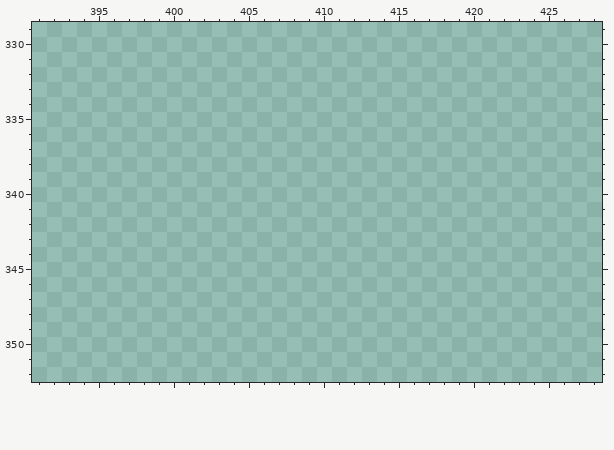
File history of a pixel-art file, concept/art/tests.aseprite. The first picture shows the starting point.
512x512 pixels, 1 frame. Shown: x 391..428, y 329..352.
The result:
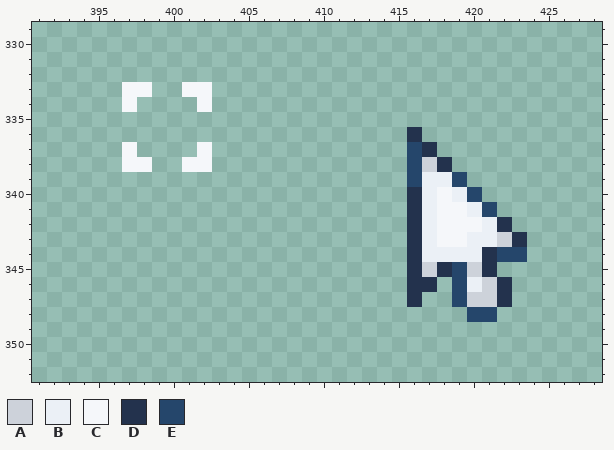
Palette (. is transparent): A #cdd2da  B #ebf0f6  C #f5f7fa  D #23324d  E #25466b
Difference:
{"where": "layer \"Layer 3\""}
{"y":333,"x":397,"old":"..","new":"CC"}
{"y":333,"x":401,"old":"..","new":"CC"}
{"y":334,"x":397,"old":".","new":"C"}
{"y":334,"x":402,"old":".","new":"C"}
{"y":336,"x":416,"old":".","new":"D"}
{"y":337,"x":397,"old":".","new":"C"}
{"y":337,"x":402,"old":".","new":"C"}
{"y":337,"x":416,"old":"..","new":"ED"}
{"y":338,"x":397,"old":"..","new":"CC"}
{"y":338,"x":401,"old":"..","new":"CC"}
{"y":338,"x":416,"old":"...","new":"EAD"}
{"y":339,"x":416,"old":"....","new":"EBBE"}
{"y":340,"x":416,"old":".....","new":"DBCBE"}
{"y":341,"x":416,"old":"......","new":"DBCCBE"}
{"y":342,"x":416,"old":".......","new":"DBCCCBD"}
{"y":343,"x":416,"old":"........","new":"DBCCBBAD"}
{"y":344,"x":416,"old":"........","new":"DBBBBDEE"}
{"y":345,"x":416,"old":"......","new":"DADEAD"}
{"y":346,"x":416,"old":"..","new":"DD"}
{"y":346,"x":419,"old":"....","new":"EBAD"}
{"y":347,"x":416,"old":".","new":"D"}
{"y":347,"x":419,"old":"....","new":"EAAD"}
{"y":348,"x":420,"old":"..","new":"EE"}
{"label":"added","picture_box":[122,82,212,172]}
{"label":"added","picture_box":[407,127,527,322]}
